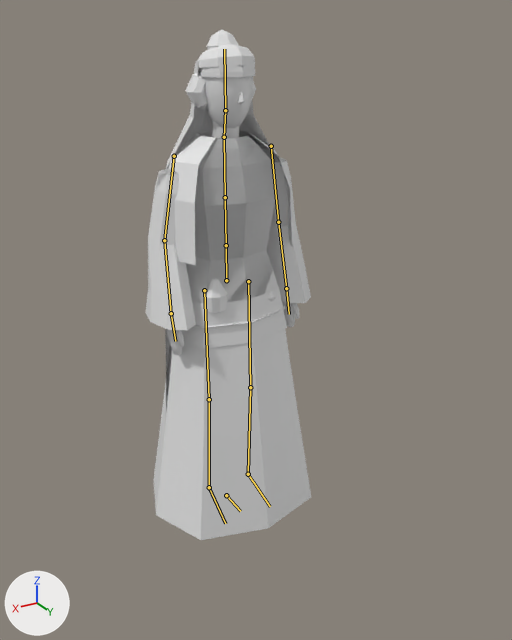
The Blender file art_src/creatures/woman.blend as it was, and as the next commit left it.
One viewpoint serves both versions: a camera (50 mm lens) standing at (1.07, 1.98, 1.72) and looking at (-0.05, 0.1, 0.78). The lights are fixed; the arrows at lower left show +X, +Y and +Z. The first picture is the older version. The bones that bend it are drawn over the model as lines.

Objects in the first picture: 'woman_band', 'woman_base', 'woman_belt_things', 'woman_braid', 'woman_dress', 'woman_fillet', 'woman_jacket', 'woman_pinned', 'woman_shawl', 'woman_topknot', 'woman_veil'.
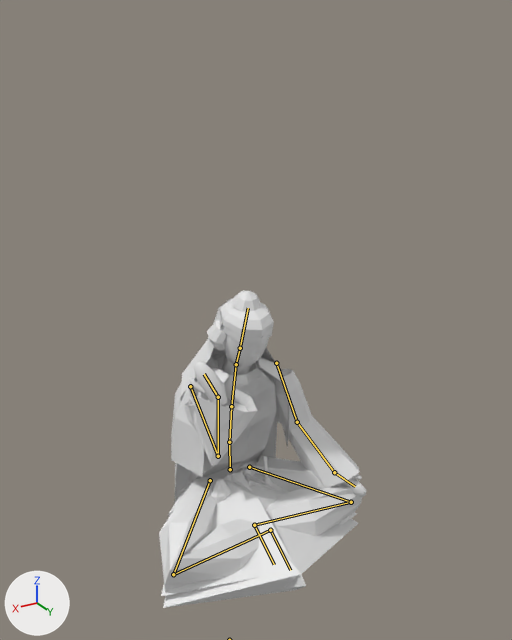
The newer file adds an action. The first version stands in its rest pose; the second is drawn at frame 30 of the action 'eat_floor-loop'.

What the commit changed:
Bone 'root' (bone_root) moves from (0.0, 0.0, 0.0) to (0.0, 0.0, -0.759).
Bone 'spine' (bone_spine) turns from (0, 0, 0) to (-7, 0, 0) degrees about its own x, y and z.
Bone 'chest' (bone_chest) turns from (0, 0, 0) to (-4, 0, 0) degrees about its own x, y and z.
Bone 'neck' (bone_neck) turns from (0, 0, 0) to (-3, 0, 0) degrees about its own x, y and z.
Bone 'head' (bone_head) turns from (0, 0, 0) to (-4, 0, 0) degrees about its own x, y and z.
Bone 'upper_arm_l' (bone_upper_arm_l) turns from (0, 0, 0) to (24, -23, -5) degrees about its own x, y and z.
Bone 'forearm_l' (bone_forearm_l) turns from (0, 0, 0) to (16, -5, 0) degrees about its own x, y and z.
Bone 'hand_l' (bone_hand_l) turns from (0, 0, 0) to (30, 0, 1) degrees about its own x, y and z.
Bone 'upper_arm_r' (bone_upper_arm_r) turns from (0, 0, 0) to (34, -27, 10) degrees about its own x, y and z.
Bone 'forearm_r' (bone_forearm_r) turns from (0, 0, 0) to (138, -24, 10) degrees about its own x, y and z.
Bone 'hand_r' (bone_hand_r) turns from (0, 0, 0) to (30, 0, -1) degrees about its own x, y and z.
Bone 'thigh_l' (bone_thigh_l) turns from (0, 0, 0) to (134, -22, -89) degrees about its own x, y and z.
Bone 'shin_l' (bone_shin_l) turns from (0, 0, 0) to (-138, 0, 0) degrees about its own x, y and z.
Bone 'foot_l' (bone_foot_l) turns from (0, 0, 0) to (25, -1, -1) degrees about its own x, y and z.
Bone 'thigh_r' (bone_thigh_r) turns from (0, 0, 0) to (134, 22, 89) degrees about its own x, y and z.
Bone 'shin_r' (bone_shin_r) turns from (0, 0, 0) to (-132, 0, 0) degrees about its own x, y and z.
Bone 'foot_r' (bone_foot_r) turns from (0, 0, 0) to (25, 1, 1) degrees about its own x, y and z.

Boxes [x1, y1, x2, y2] around the edits, measured in the pictures (512 x 640 px):
'woman_dress', posed (19% wider, 38% shorter): before [145, 133, 311, 540]; after [163, 354, 360, 608]
'woman_legs_baggy', posed (not visible before): after [159, 456, 362, 592]
'woman_shawl', posed (7% shorter): before [167, 131, 292, 265]; after [171, 352, 290, 477]
'woman_base', posed: before [166, 65, 299, 355]; after [189, 301, 366, 497]
'woman_veil', posed: before [165, 44, 271, 395]; after [175, 298, 278, 502]
'woman_jacket', posed: before [171, 174, 287, 349]; after [168, 461, 257, 516]
'woman_gown', posed (not visible before): after [161, 398, 357, 596]
'woman_belt_things', posed: before [205, 278, 276, 313]; after [211, 457, 274, 503]
'woman_pinned', posed: before [185, 73, 256, 109]; after [207, 320, 226, 350]
'woman_topknot', posed: before [206, 29, 239, 49]; after [232, 291, 261, 312]
'woman_band', posed: before [198, 61, 255, 76]; after [224, 326, 273, 343]
'woman_fillet', posed: before [194, 71, 255, 136]; after [210, 326, 272, 358]
'woman_braid', posed (mostly hidden): before [201, 107, 212, 132]; after [213, 348, 226, 370]
bone 'spine', root to tip: before (226, 245) to (225, 197); after (229, 442) to (231, 406)
bone 'chest', root to tip: before (225, 197) to (224, 137); after (231, 406) to (236, 364)
bone 'neck', root to tip: before (224, 137) to (225, 110); after (236, 364) to (240, 348)
bone 'head', root to tip: before (225, 110) to (224, 49); after (240, 348) to (248, 308)
bone 'upper_arm_l', root to tip: before (271, 146) to (278, 222); after (276, 363) to (297, 422)
bone 'forearm_l', root to tip: before (278, 222) to (286, 288); after (297, 422) to (334, 472)
bone 'hand_l', root to tip: before (286, 288) to (289, 314); after (334, 472) to (355, 486)
bone 'upper_arm_r', root to tip: before (174, 156) to (164, 240); after (190, 386) to (218, 456)
bone 'forearm_r', root to tip: before (164, 240) to (171, 313); after (218, 456) to (218, 397)
bone 'hand_r', root to tip: before (171, 313) to (175, 341); after (218, 397) to (204, 374)
bone 'thigh_l', root to tip: before (248, 281) to (250, 387); after (249, 467) to (351, 502)
bone 'shin_l', root to tip: before (250, 387) to (248, 474); after (351, 502) to (254, 525)
bone 'foot_l', root to tip: before (248, 474) to (270, 506); after (254, 525) to (274, 564)
bone 'thigh_r', root to tip: before (204, 290) to (209, 399); after (210, 480) to (173, 574)
bone 'shin_r', root to tip: before (209, 399) to (209, 487); after (173, 574) to (270, 530)
bone 'foot_r', root to tip: before (209, 487) to (225, 523); after (270, 530) to (290, 570)
